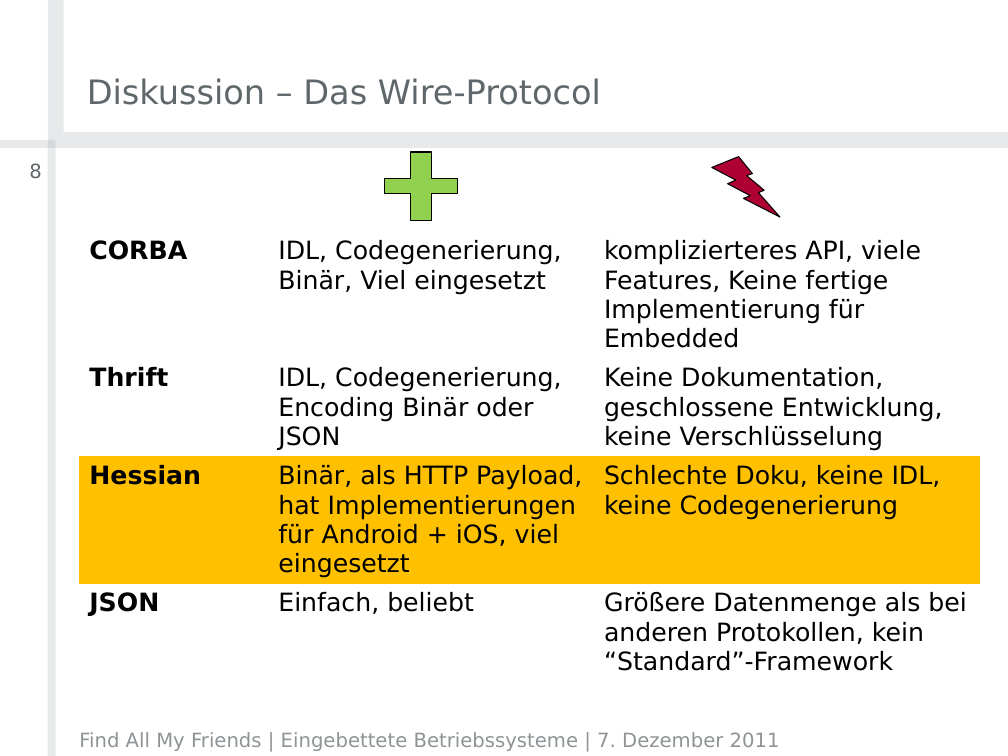
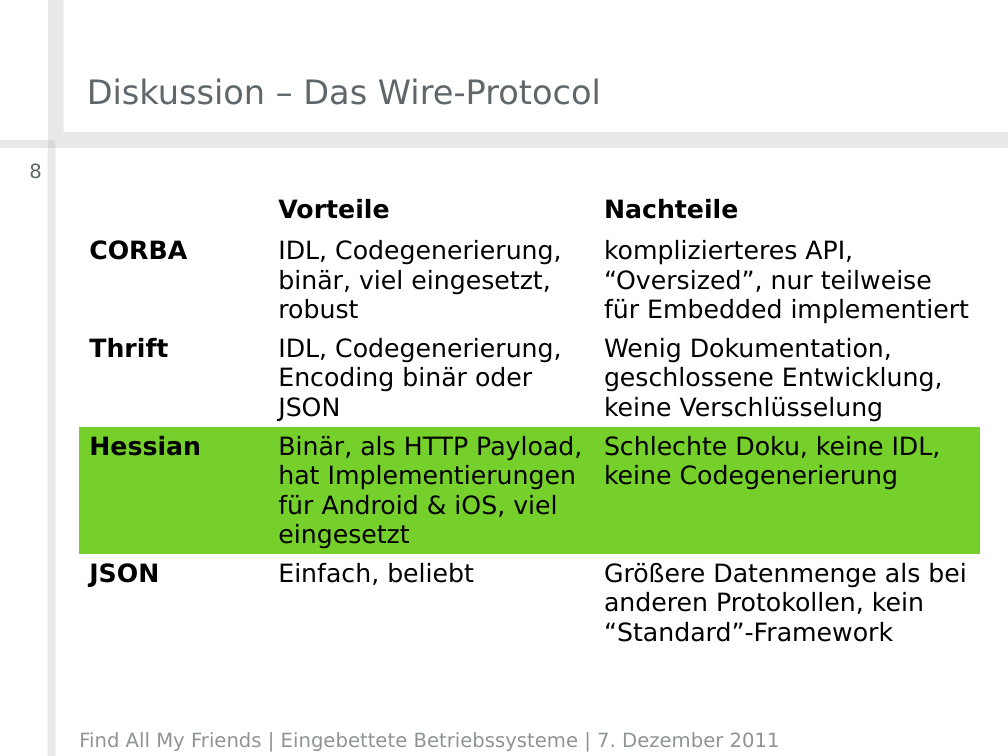
Before and after one commit to timfel/meet4xmas, a slide deck: slide 8 of presentations/2011-12-07_Projektvorstellung.pptx. Drawn at 1008x756 pixels with LibreOffice and Linux fonts; fonts in the diff are those of the drawing; background and template pictures are left out. Boxes give left, top, right and bottom in pixels: in the first picture for what was removed or moved away, otherwise in the second. Text is boxed around its words. In the diff, an @@ line names an element or a change of style, - is before the commit and + after.

Commit message:
updated presentation slides

```diff
--- a/presentations/2011-12-07_Projektvorstellung.pptx
+++ b/presentations/2011-12-07_Projektvorstellung.pptx
@@ plus removed at (385,152,458,221) @@
@@ lightning bolt removed at (712,156,780,217) @@
@@ table at (80,191,981,665) @@
-row 1, column 2: 
+row 1, column 2: Vorteile
-row 1, column 3: 
+row 1, column 3: Nachteile
-row 2, column 2: IDL, Codegenerierung, Binär, Viel eingesetzt
+row 2, column 2: IDL, Codegenerierung, binär, viel eingesetzt, robust
-row 2, column 3: komplizierteres API, viele Features, Keine fertige Implementierung für Embedded
+row 2, column 3: komplizierteres API, “Oversized”, nur teilweise für Embedded implementiert
-row 3, column 2: IDL, Codegenerierung, Encoding Binär oder JSON
+row 3, column 2: IDL, Codegenerierung, Encoding binär oder JSON
-row 3, column 3: Keine Dokumentation, geschlossene Entwicklung, keine Verschlüsselung
+row 3, column 3: Wenig Dokumentation, geschlossene Entwicklung, keine Verschlüsselung
-row 4, column 2: Binär, als HTTP Payload, hat Implementierungen für Android + iOS, viel eingesetzt
+row 4, column 2: Binär, als HTTP Payload, hat Implementierungen für Android & iOS, viel eingesetzt
@@ fill #FFC000 to #76D02B in row 4 @@
```
Also in this commit, not shown: 14 other slides changed, 3 slides added, 2 other files.
